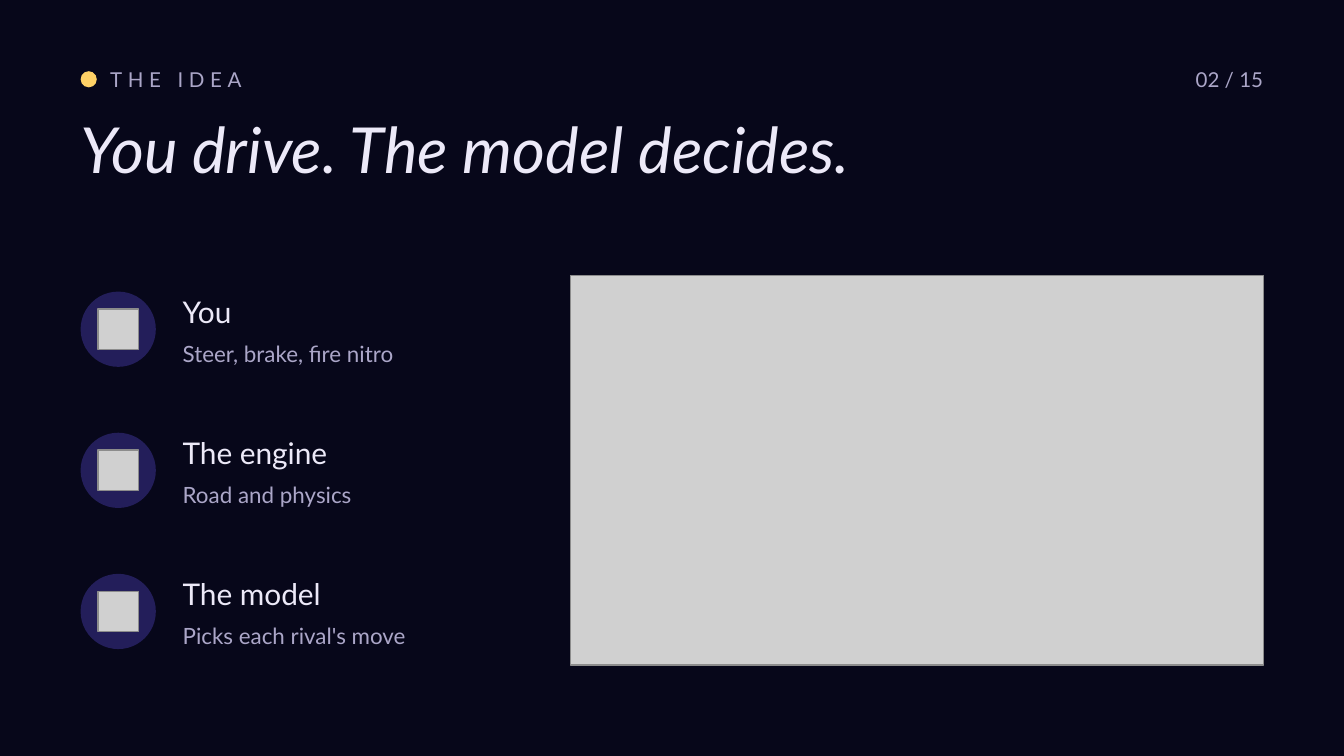
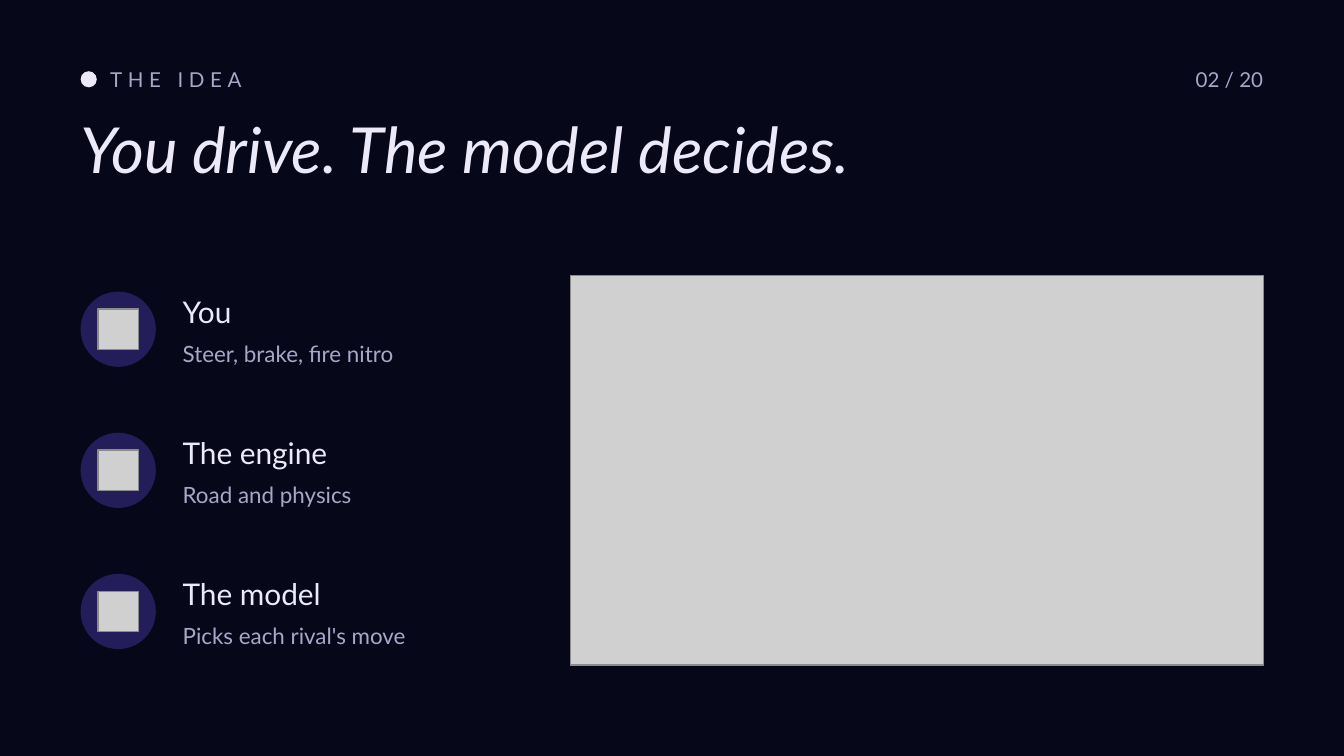
Before and after one commit to roryp/racing, a slide deck: slide 2 of docs/luna-gp-deck.pptx (slide 3 before the commit). Drawn at 1344x756 pixels with LibreOffice and Linux fonts; fonts in the diff are those of the drawing; grey boxes stand for pictures. Boxes give left, top, right and bottom in pixels: in the first picture for what was removed or moved away, otherwise in the second. Text is boxed around its words. In the diff, an @@ line names an element or a change of style, - is before the commit and + after.

```diff
--- a/docs/luna-gp-deck.pptx
+++ b/docs/luna-gp-deck.pptx
@@ ellipse at [81,71,97,87]: fill #FFD166 to #ECE9F8 @@
@@ text at [1196,72,1263,87]: text changed @@
-02 / 15
+02 / 20
```
Also in this commit, not shown: 12 other slides changed, 3 slides added.
